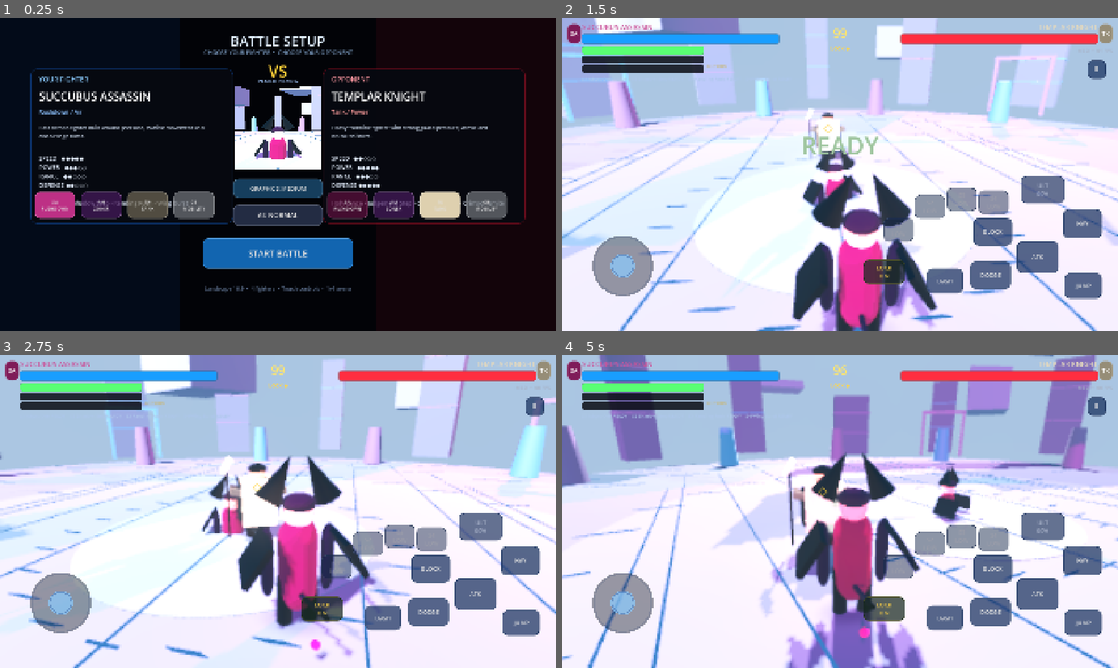
Above: before the commit, frames 1-4 (two rows, left to right).
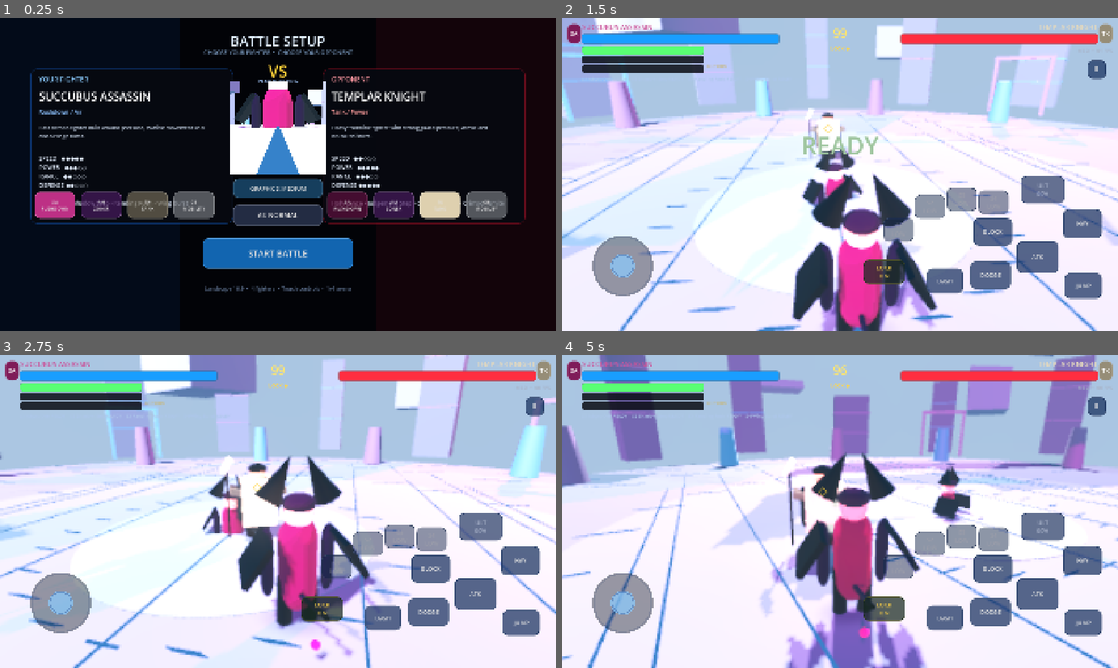
Above: after the commit, the same moments.

Repository: psgkri-design/AnimeArenaFighter
Game: Godot game, scene res://scenes/main.tscn
The game is run twice, just before and just after one commit, with the same random seed, the same clock (stepped at 60 frames per second) and the same inputs.
Inputs (mouse positions are in pixels of both pictures, inside the frame that each line leads up to):
- Up to frame 1 (0.25 s): no input
- Up to frame 2 (1.5 s): click "AI: NORMAL" at 0.5 s; click "START BATTLE" at 1.25 s
- Up to frame 3 (2.75 s): drag from (61, 602) to (333, 442) at 2.02 s
- Up to frame 4 (5 s): drag from (728, 527) to (812, 574) at 2.77 s; move the mouse to (895, 442) at 3.52 s; hold D (move_right) 3.53-4.25 s; tap L (dodge) at 3.6 s; drag from (812, 574) to (673, 464) at 4.27 s

The runs differ from the first frame. In frame 1, 3.6% of the frame differs, in the area x 41-59%, y 20-50%; in frame 2, 0.2%; in frame 3, 0.1%; in frame 4, 0.2%.

Commit message:
feat: add adult Ranger silhouettes and full-height preview

Diff:
--- a/scripts/ci_smoke_test.gd
+++ b/scripts/ci_smoke_test.gd
@@ -91,6 +91,8 @@
 
 
     _check(is_instance_valid(game.hud.preview_fighter), "3D character preview created")
+    _check(absf(game.hud.preview_camera.fov - 37.0) < 0.5, "adult full-height preview camera uses 37 FOV")
+    _check(game.hud.preview_container.size.y >= 320.0, "adult full-height preview viewport enlarged")
     _check(game.hud.preview_platform_root != null, "preview platform created")
     _check(game.hud.skill_buttons.size() == 4, "four mobile skill buttons created")
     _check(game.hud.ultimate_button != null, "ultimate mobile button created")
@@ -126,8 +128,14 @@
         _check(game.hud.round_active, "round timer active after FIGHT gate")
         _check(not game.hud.menu_ui.visible and game.hud.game_ui.visible, "battle HUD active")
         _check(game.player.variant == variant, "selected player data propagated")
-        print("ADULT_DIAGNOSTIC variant=",variant," active=",game.player.adult_rig," verified=",game.player.adult_animation_verified," reason=",game.player.adult_failure_reason," matched=",game.player.adult_track_matched,"/",game.player.adult_track_checked)
+
         _check(game.player.adult_rig, "adult-proportion Quaternius rig active for variant %d" % variant)
+        if variant == 0:
+            _check(game.player.adult_body_source == "Female_Ranger.gltf", "Assassin Ranger outfit source active")
+        elif variant == 2:
+            _check(game.player.adult_body_source == "Male_Ranger.gltf", "Heavy Fighter Ranger outfit source active")
+        else:
+            _check("Superhero_" in game.player.adult_body_source, "clean adult Superhero body source active")
         _check(game.player.adult_animation_verified, "adult animation library drives skeleton for variant %d" % variant)
         _check(game.player.animation_player != null and game.player.animation_player.has_animation("Idle"), "adult Idle available")
         _check(game.player.animation_player.has_animation("Jog_Fwd"), "adult Jog_Fwd available")
--- a/scripts/fighter.gd
+++ b/scripts/fighter.gd
@@ -16,9 +16,9 @@
 
 const ADULT_ANIMATION_PATH := "res://assets/quaternius/universal_animation_library_1.glb"
 const ADULT_BODY_PATHS: Array[String] = [
+    "res://assets/quaternius/Female_Ranger.gltf",
     "res://assets/quaternius/Superhero_Female_FullBody.gltf",
-    "res://assets/quaternius/Superhero_Female_FullBody.gltf",
-    "res://assets/quaternius/Superhero_Male_FullBody.gltf",
+    "res://assets/quaternius/Male_Ranger.gltf",
     "res://assets/quaternius/Superhero_Male_FullBody.gltf"
 ]
 static var adult_animation_library_cache: AnimationLibrary = null
@@ -86,6 +86,7 @@
 var adult_rig: bool = false
 var adult_animation_verified: bool = false
 var adult_failure_reason: String = ""
+var adult_body_source: String = ""
 var adult_track_checked: int = 0
 var adult_track_matched: int = 0
 var ground_shadow: MeshInstance3D = null
@@ -175,6 +176,7 @@
         return false
 
     visual.name = "AdultCharacter"
+    adult_body_source = path.get_file()
     visual.rotation.y = PI
     visual.scale = Vector3.ONE
     visual.position = Vector3.ZERO
@@ -411,20 +413,22 @@
                     stylized.diffuse_mode = BaseMaterial3D.DIFFUSE_TOON
                     stylized.specular_mode = BaseMaterial3D.SPECULAR_TOON
                     stylized.rim_enabled = true
-                    stylized.rim = 0.54
-                    stylized.rim_tint = 0.28
+                    stylized.rim = 0.30 if adult_rig else 0.54
+                    stylized.rim_tint = 0.16 if adult_rig else 0.28
                     var material_name: String = String(stylized.resource_name).to_lower()
                     if "hair" in material_name:
-                        stylized.roughness = clampf(stylized.roughness, 0.42, 0.62)
-                        stylized.rim = 0.72
-                        stylized.metallic_specular = 0.38
+                        stylized.roughness = clampf(stylized.roughness, 0.46, 0.68) if adult_rig else clampf(stylized.roughness, 0.42, 0.62)
+                        stylized.rim = 0.48 if adult_rig else 0.72
+                        stylized.metallic_specular = 0.28 if adult_rig else 0.38
                     elif "eye" in material_name:
-                        stylized.roughness = clampf(stylized.roughness, 0.18, 0.34)
-                        stylized.rim = 0.38
-                        stylized.metallic_specular = 0.62
+                        stylized.roughness = clampf(stylized.roughness, 0.20, 0.36)
+                        stylized.rim = 0.24 if adult_rig else 0.38
+                        stylized.metallic_specular = 0.46 if adult_rig else 0.62
                     else:
-                        stylized.roughness = clampf(stylized.roughness, 0.48, 0.78)
-                        stylized.metallic_specular = 0.36
+                        stylized.roughness = clampf(stylized.roughness, 0.58, 0.88) if adult_rig else clampf(stylized.roughness, 0.48, 0.78)
+                        stylized.metallic_specular = 0.24 if adult_rig else 0.36
+                        if adult_rig and ("ranger" in material_name or "superhero" in material_name):
+                            stylized.albedo_color = fighter_color.lerp(Color.WHITE, 0.72)
                     mesh_instance.set_surface_override_material(surface_index, stylized)
     for child in node.get_children():
         _stylize_external_materials(child)
--- a/scripts/hud.gd
+++ b/scripts/hud.gd
@@ -462,8 +462,8 @@
     menu_ui.add_child(preview_label)
 
     preview_container = SubViewportContainer.new()
-    preview_container.position = Vector2(810, 238)
-    preview_container.size = Vector2(300, 285)
+    preview_container.position = Vector2(792, 220)
+    preview_container.size = Vector2(336, 320)
     preview_container.stretch = true
     preview_container.mouse_filter = Control.MOUSE_FILTER_IGNORE
     var preview_style := StyleBoxFlat.new()
@@ -481,7 +481,7 @@
     menu_ui.add_child(preview_container)
 
     preview_viewport = SubViewport.new()
-    preview_viewport.size = Vector2i(600, 570)
+    preview_viewport.size = Vector2i(672, 640)
     preview_viewport.transparent_bg = true
     preview_viewport.render_target_update_mode = SubViewport.UPDATE_ALWAYS
     preview_container.add_child(preview_viewport)
@@ -506,7 +506,7 @@
 
     preview_platform_root = Node3D.new()
     preview_platform_root.name = "PreviewPlatform"
-    preview_platform_root.position = Vector3(0.0,-0.88,0.0)
+    preview_platform_root.position = Vector3(0.0,-0.90,0.0)
     preview_root.add_child(preview_platform_root)
 
     preview_platform_material = StandardMaterial3D.new()
@@ -538,11 +538,11 @@
         preview_platform_root.add_child(marker)
 
     preview_camera = Camera3D.new()
-    preview_camera.position = Vector3(0.0, 1.35, 4.4)
-    preview_camera.fov = 42.0
+    preview_camera.position = Vector3(0.0, 0.12, 3.15)
+    preview_camera.fov = 37.0
     preview_camera.current = true
     preview_root.add_child(preview_camera)
-    preview_camera.look_at(Vector3(0.0, 1.25, 0.0), Vector3.UP)
+    preview_camera.look_at(Vector3(0.0, 0.02, 0.0), Vector3.UP)
 
 func _refresh_preview() -> void:
     if preview_root == null:
@@ -556,7 +556,7 @@
     preview_fighter.gravity = 0.0
     preview_fighter.collision_layer = 0
     preview_fighter.collision_mask = 0
-    preview_fighter.position = Vector3(0.0, -0.92, 0.0)
+    preview_fighter.position = Vector3(0.0, -0.90, 0.0)
     preview_fighter.rotation.y = PI
     preview_fighter.set_physics_process(false)
     var preview_data: Dictionary = Roster.get_data(preview_variant)
Not shown, changed: .github/workflows/build-android.yml
Not shown, changed: CHANGELOG_GAME.md
Not shown, changed: assets/ThirdParty/ASSET_LICENSES.md
